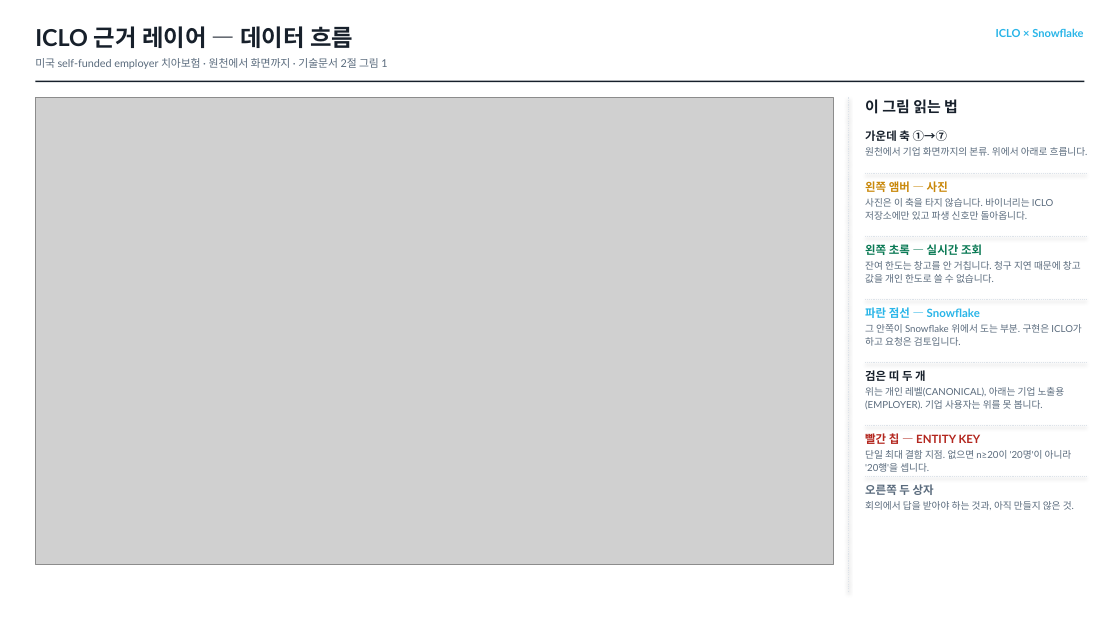
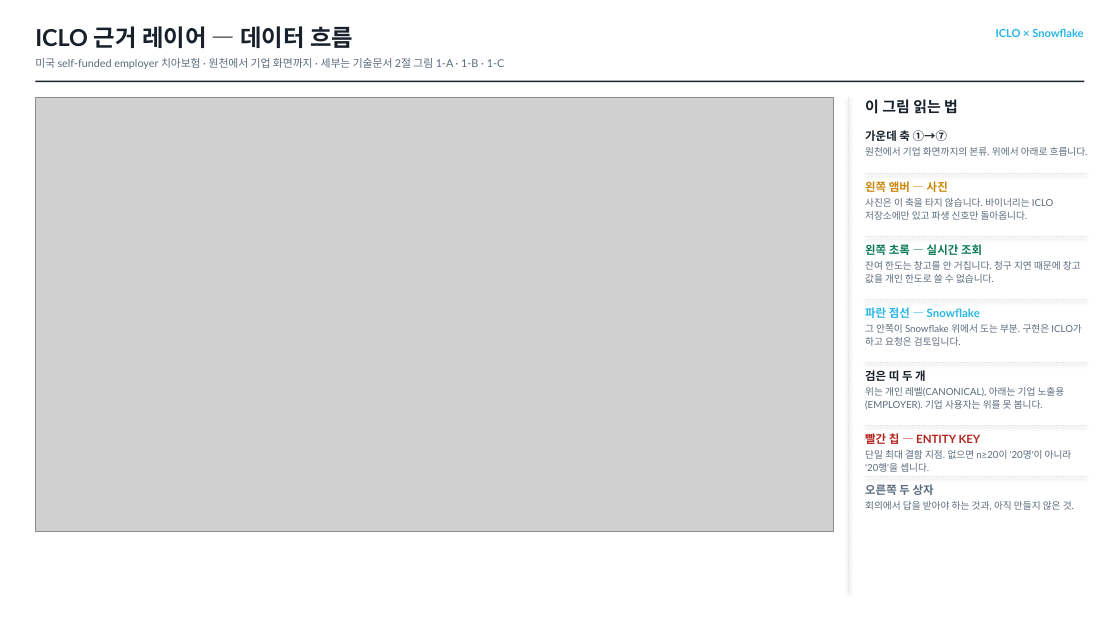
Before and after one commit to jangwookimbusiness-dev/iclo-us-employee-dashboard, a slide deck: slide 1 of output/pptx/ICLO-근거레이어-1pager-KO.pptx. Drawn at 1120x630 pixels with LibreOffice and Linux fonts; fonts in the diff are those of the drawing; grey boxes stand for pictures. Boxes give left, top, right and bottom in pixels: in the first picture for what was removed or moved away, otherwise in the second. Text is boxed around its words. In the diff, an @@ line names an element or a change of style, - is before the commit and + after.

```diff
--- a/output/pptx/ICLO-근거레이어-1pager-KO.pptx
+++ b/output/pptx/ICLO-근거레이어-1pager-KO.pptx
@@ text at (35, 58, 504, 69): text changed @@
-미국 self-funded employer 치아보험 · 원천에서 화면까지 · 기술문서 2절 그림 1
+미국 self-funded employer 치아보험 · 원천에서 기업 화면까지 · 세부는 기술문서 2절 그림 1-A · 1-B · 1-C
@@ picture: place and size @@
-picture at (35, 97, 833, 565)
+picture at (35, 97, 833, 532)
```
Also in this commit, not shown: 3 other files.
